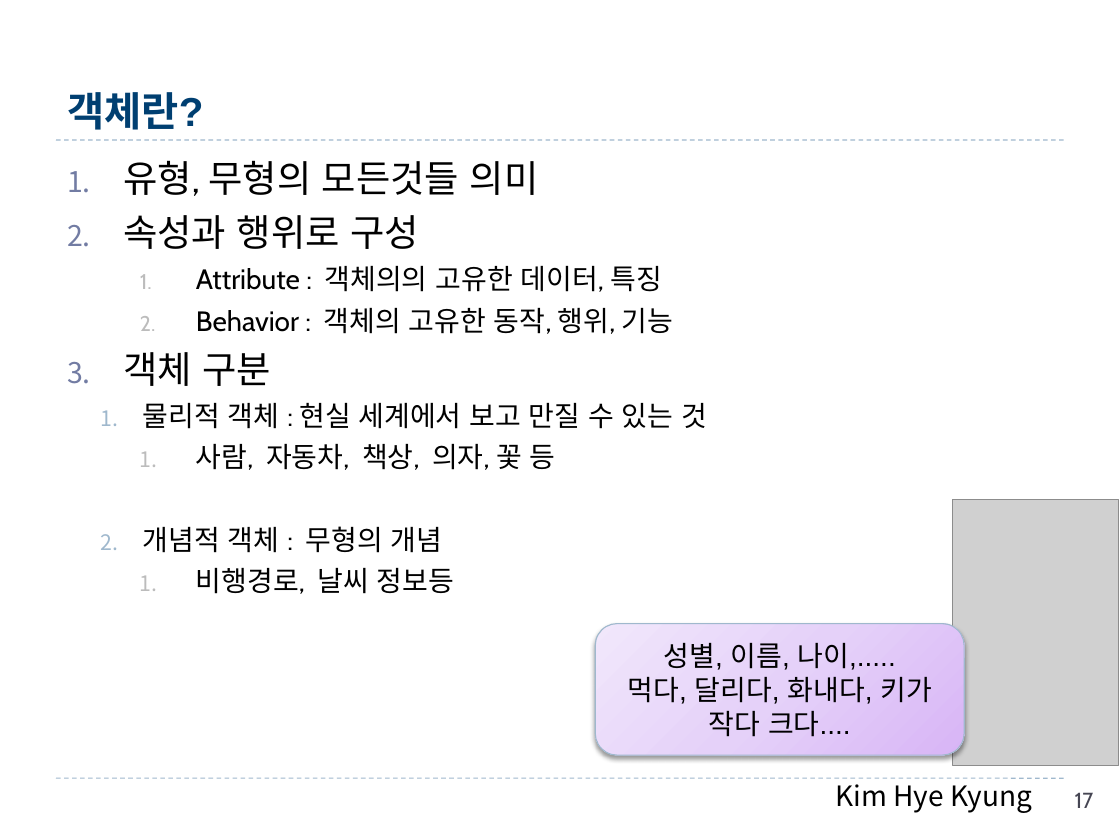
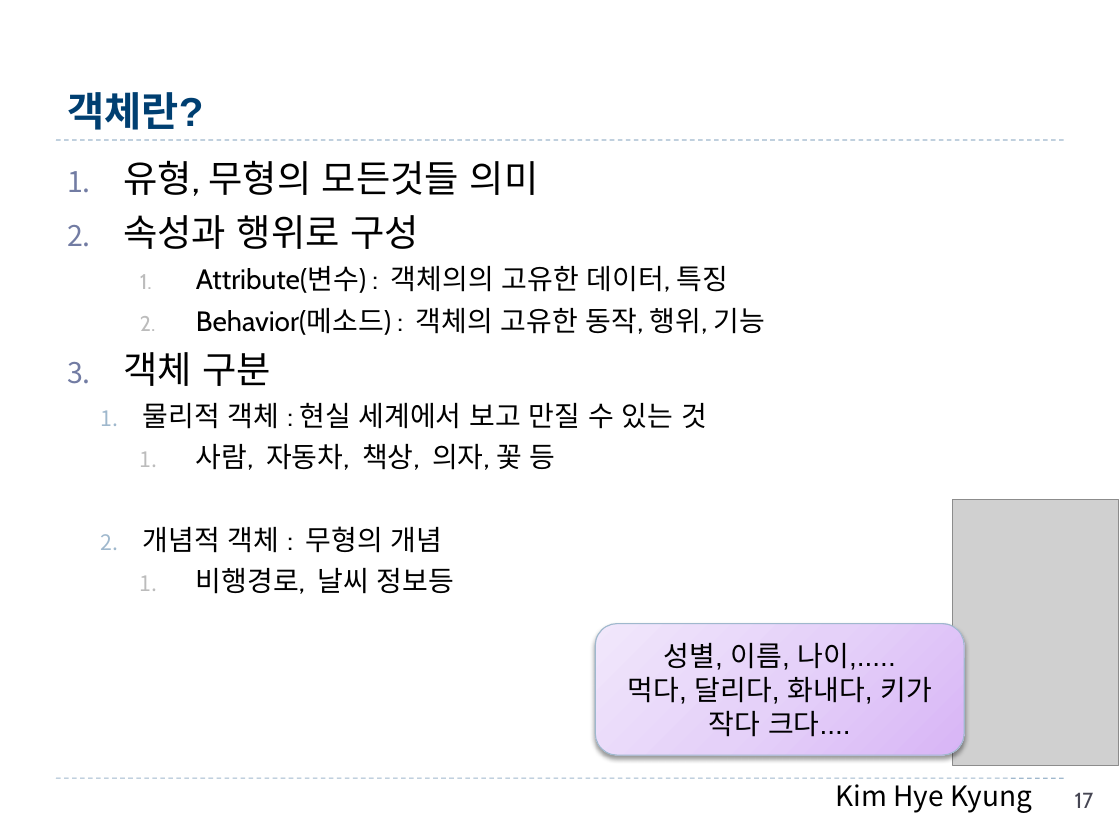
Before and after one commit to hwanginbeom/bigData, a slide deck: slide 17 of 1.Java_김혜경.pptx. Drawn at 1120x840 pixels with LibreOffice and Linux fonts; fonts in the diff are those of the drawing; grey boxes stand for pictures. Boxes give left, top, right and bottom in pixels: in the first picture for what was removed or moved away, otherwise in the second. Text is boxed around its words. In the diff, an @@ line names an element or a change of style, - is before the commit and + after.

```diff
--- a/1.Java_김혜경.pptx
+++ b/1.Java_김혜경.pptx
@@ text at (x1=196, y1=266, x2=766, y2=335): text changed @@
-    1. Attribute : 객체의의 고유한 데이터, 특징
-    2. Behavior : 객체의 고유한 동작, 행위, 기능
+    1. Attribute(변수) : 객체의의 고유한 데이터, 특징
+    2. Behavior(메소드) : 객체의 고유한 동작, 행위, 기능
```
Also in this commit, not shown: 14 other slides changed, 1 slide added.
